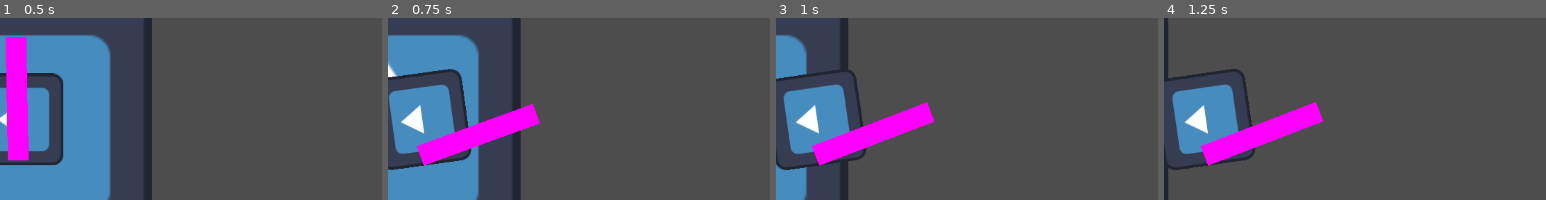
Above: before the commit, frames 1-4 (left to right).
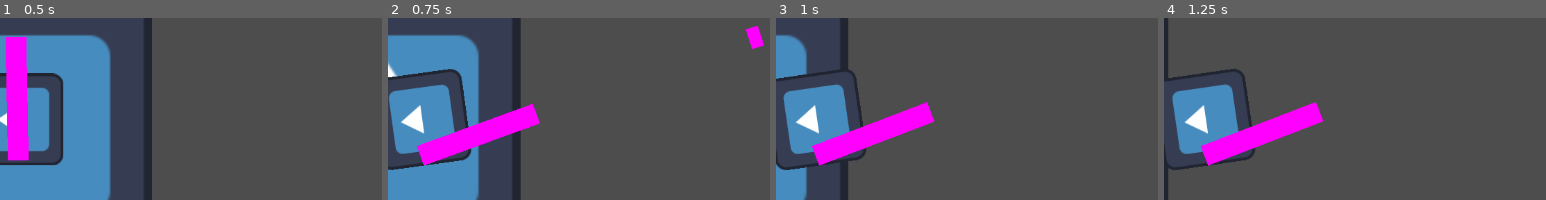
Above: after the commit, the same moments.

Repository: noname7777G/minijam_rvcc
Game: Godot game, scene res://scenes/world.tscn
Two runs of this game, one before a commit and one after it. Both use one fixed random seed, a clock stepped at 60 frames per second and the inputs below. The engine's default icon, where the game draws it, is replaced by a stand-in: a white triangle on a blue panel in a dark square.
Inputs (mouse positions are % of the whole screen's width and height, from its top left):
- Up to frame 1 (0.5 s): no input
- Up to frame 2 (0.75 s): tap Enter at 0.5 s; move the mouse to (75, 55) at 0.52 s; hold Right (ui_right) from 0.53 s (still down); click (75, 55) at 0.6 s
- Up to frame 3 (1 s): keep holding Right (ui_right)
- Up to frame 4 (1.25 s): keep holding Right (ui_right)
The pictures show only the part of the screen within x 50-100%, y 34-84%; the shares and areas given below are measured in that part.

Frame 1 is identical in both runs. In frame 2, 0.4% of the frame differs, in the area x 93-99%, y 4-18%; in frame 3, nothing differs; in frame 4, nothing differs.

Commit message:
Weapons summon projectiles correctly now

Diff:
--- a/scenes/weapons/auto_gun_projectile.tscn
+++ b/scenes/weapons/auto_gun_projectile.tscn
@@ -1,12 +1,12 @@
-[gd_scene load_steps=2 format=3 uid="uid://cu48yeg81cd4a"]
+[gd_scene load_steps=2 format=3 uid="uid://b4ysrxvuy0q30"]
 
 [ext_resource type="PackedScene" uid="uid://caatcv0ddtjg5" path="res://scenes/base_scenes/base_projectile.tscn" id="1_4pc6g"]
 
 [node name="auto_gun_projectile" instance=ExtResource("1_4pc6g")]
 damage = 5.0
-speed = 1.0
-max_range = 1000.0
-time_limit = 10000.0
+speed = 3000.0
+max_range = 20000.0
+time_limit = 20.0
 
 [node name="Sprite2D" parent="." index="0"]
 z_index = 100
--- a/scripts/weapons/base_projectile.gd
+++ b/scripts/weapons/base_projectile.gd
@@ -31,34 +31,37 @@
 	_trajectory = trajectory
 	look_at(global_position + _trajectory)
 
-#### CALLBACKS ####
-func _init():
 	_shooter = owner
 	_timer = time_limit
 	_remaining_range = max_range
 
+#### CALLBACKS ####
 func _process(delta: float) -> void:
-	var new_pos = (_trajectory * speed * delta) + _initial_velocity
+	var new_pos = (_trajectory * speed * delta) + (_initial_velocity * delta)
 	position += new_pos
 
 	_sprite.look_at(position + new_pos) #Do this better.
 
-	if !is_zero_approx(_timer) or _timer < 0:
+	if _timer >= 0:
 		_timer -= delta
 	else:
 		queue_free()
 
-	if !is_zero_approx(_remaining_range) or _remaining_range < 0:
-		_remaining_range -= new_pos.length()
+	if _remaining_range >= 0:
+		_remaining_range -= new_pos.length() * delta
 	else:
 		queue_free()
 
 #### SIGNALS ####
 func _on_body_entered(body:Node2D) -> void:
 	print("hit something")
-	if body != _shooter:
-		queue_free()
-		var body_class = body.get_class()
 
-		if body_class == "base_entity":
-			body.on_hit(damage)
+	if body == _shooter:
+		return
+
+	var body_class = body.get_class()
+
+	if body_class == "base_entity":
+		body.on_hit(damage)
+
+	queue_free()
--- a/scripts/weapons/base_weapon.gd
+++ b/scripts/weapons/base_weapon.gd
@@ -55,19 +55,14 @@
 
 func shoot(entity_velocity: Vector2):
 	if !can_shoot:
-		print("can't fire yet")
 		return
 
 	if _projectile_count == 1:
 		var projectile = projectile_scene.instantiate()
 
-		projectile.initialize(_muzzle.global_position, entity_velocity, _trajectory.position)
 		add_child(projectile)
-		print("fired")
+		projectile.initialize(_muzzle.global_position, entity_velocity, _trajectory.global_position - global_position)
 
-		projectile.initialize(entity_velocity, _trajectory.position, _muzzle.global_position)
-
-		projectile.visible = true
 		projectile.reparent($"/root/World")
 	else:
 		var start_angle = -(_projectile_spread / 2)
@@ -85,8 +80,7 @@
 			add_child(projectile)
 
 			projectile.initialize(_muzzle.global_position, entity_velocity, projectile_trajectory)
-			add_child(projectile)
-			projectile.reparent($"World")
+			projectile.reparent($"/root/World")
 
 	_do_recoil()
 
Not shown: 1 places in scenes/weapons/auto_gun.tscn that only renumber resources
